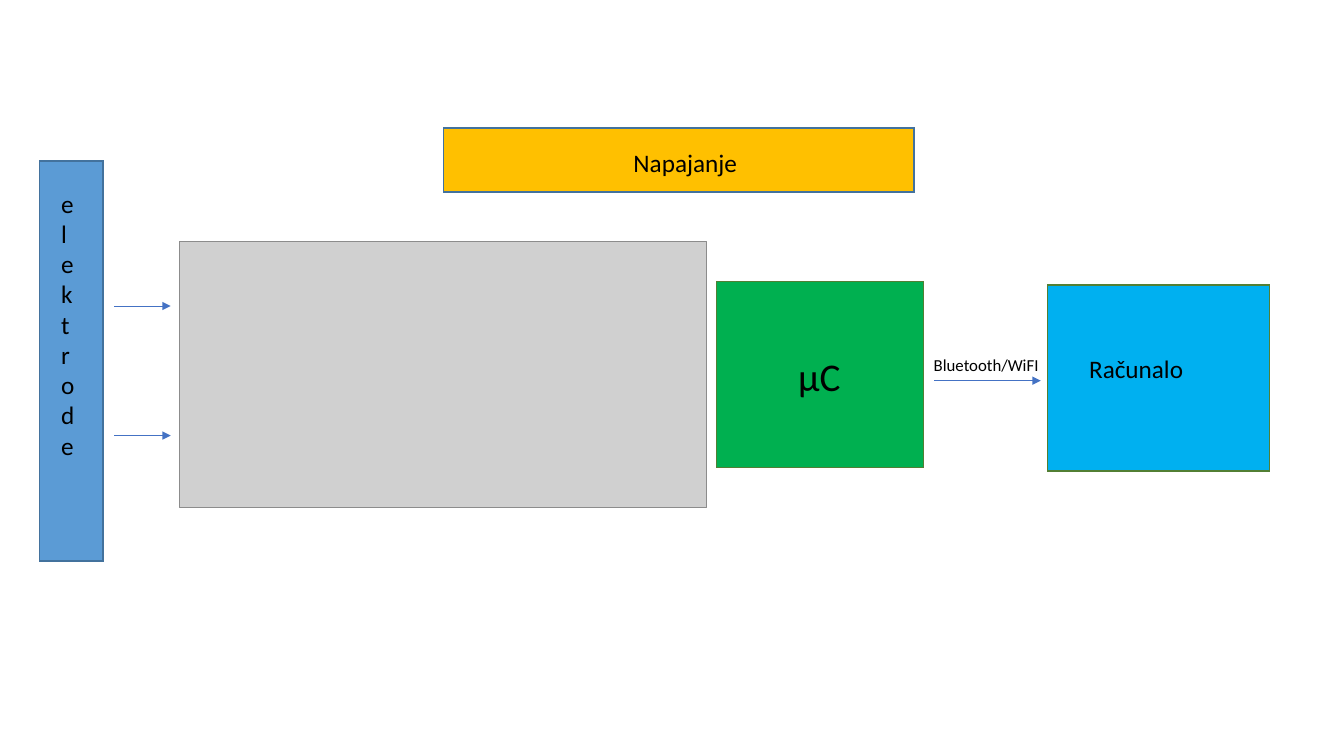
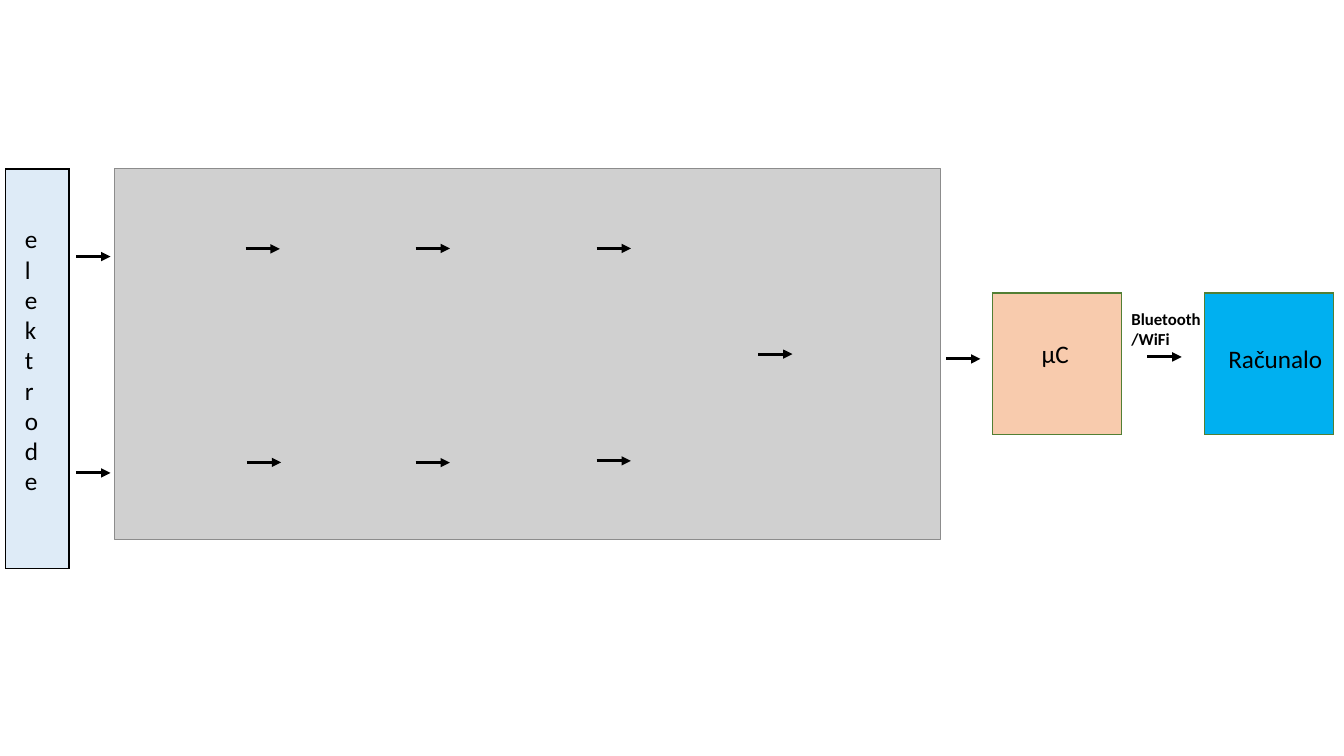
Before and after one commit to KvirinPolondak/HDsEMG, a slide deck: slide 5 of Diplomski tekst/Blok sheme.pptx. Drawn at 1344x756 pixels with LibreOffice and Linux fonts; fonts in the diff are those of the drawing; grey boxes stand for pictures. Boxes give left, top, right and bottom in pixels: in the first picture for what was removed or moved away, otherwise in the second. Text is boxed around its words. In the diff, an @@ line names an element or a change of style, - is before the commit and + after.

```diff
--- a/Diplomski tekst/Blok sheme.pptx
+++ b/Diplomski tekst/Blok sheme.pptx
@@ rectangle removed at box(443, 128, 914, 192) @@
@@ rectangle: place and size @@
-rectangle at box(39, 161, 103, 562)
+rectangle at box(5, 169, 69, 570)
@@ rectangle at box(5, 169, 69, 570): fill #5B9BD5 to #DEEBF7; outline #43739E 1 pt to #000000 1 pt @@
@@ picture added at box(114, 169, 940, 540) @@
@@ text removed at box(633, 154, 736, 177) @@
-Napajanje
@@ text "elektrode": place and size @@
-text "elektrode" at box(51, 184, 88, 469)
+text "elektrode" at box(15, 219, 51, 504)
@@ arrow added from (77, 257) to (111, 257), #000000 2.25 pt @@
@@ picture removed at box(179, 241, 707, 508) @@
@@ arrow added from (246, 249) to (280, 249), #000000 2.25 pt @@
@@ arrow added from (415, 248) to (450, 248), #000000 2.25 pt @@
@@ arrow added from (597, 248) to (631, 248), #000000 2.25 pt @@
@@ rectangle: place and size @@
-rectangle at box(717, 281, 925, 467)
+rectangle at box(993, 293, 1122, 435)
@@ rectangle at box(993, 293, 1122, 435): fill #00B050 to #F8CBAD @@
@@ rectangle: place and size @@
-rectangle at box(1048, 285, 1269, 471)
+rectangle at box(1205, 293, 1334, 435)
@@ arrow removed from (114, 307) to (170, 307) @@
@@ text at box(1131, 313, 1200, 346): text changed; bold on @@
-Bluetooth/WiFI
+Bluetooth
+/WiFi
@@ arrow added from (758, 354) to (792, 354), #000000 2.25 pt @@
@@ arrow added from (947, 359) to (981, 359), #000000 2.25 pt @@
@@ text "µC": place and size @@
-text "µC" at box(798, 365, 840, 398)
+text "µC" at box(1042, 346, 1069, 367)
@@ text "µC" at box(1042, 346, 1069, 367): size 28 to 18 pt @@
@@ arrow added from (1147, 357) to (1182, 357), #000000 2.25 pt @@
@@ text "Računalo": place and size @@
-text "Računalo" at box(1089, 360, 1183, 378)
+text "Računalo" at box(1228, 350, 1322, 368)
@@ arrow removed from (935, 381) to (1042, 381) @@
@@ arrow removed from (114, 436) to (170, 436) @@
@@ arrow added from (77, 473) to (111, 473), #000000 2.25 pt @@
@@ arrow added from (247, 463) to (281, 463), #000000 2.25 pt @@
@@ arrow added from (415, 463) to (450, 463), #000000 2.25 pt @@
@@ arrow added from (597, 461) to (631, 461), #000000 2.25 pt @@
```
Also in this commit, not shown: 1 other slide changed, 5 slides added, 32 other files.
